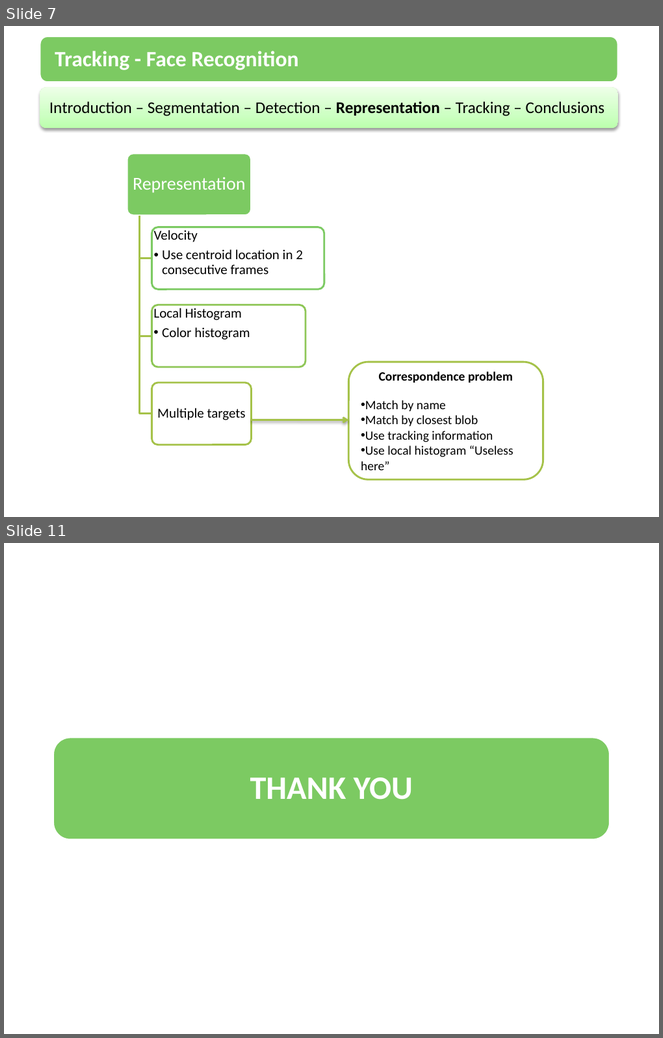
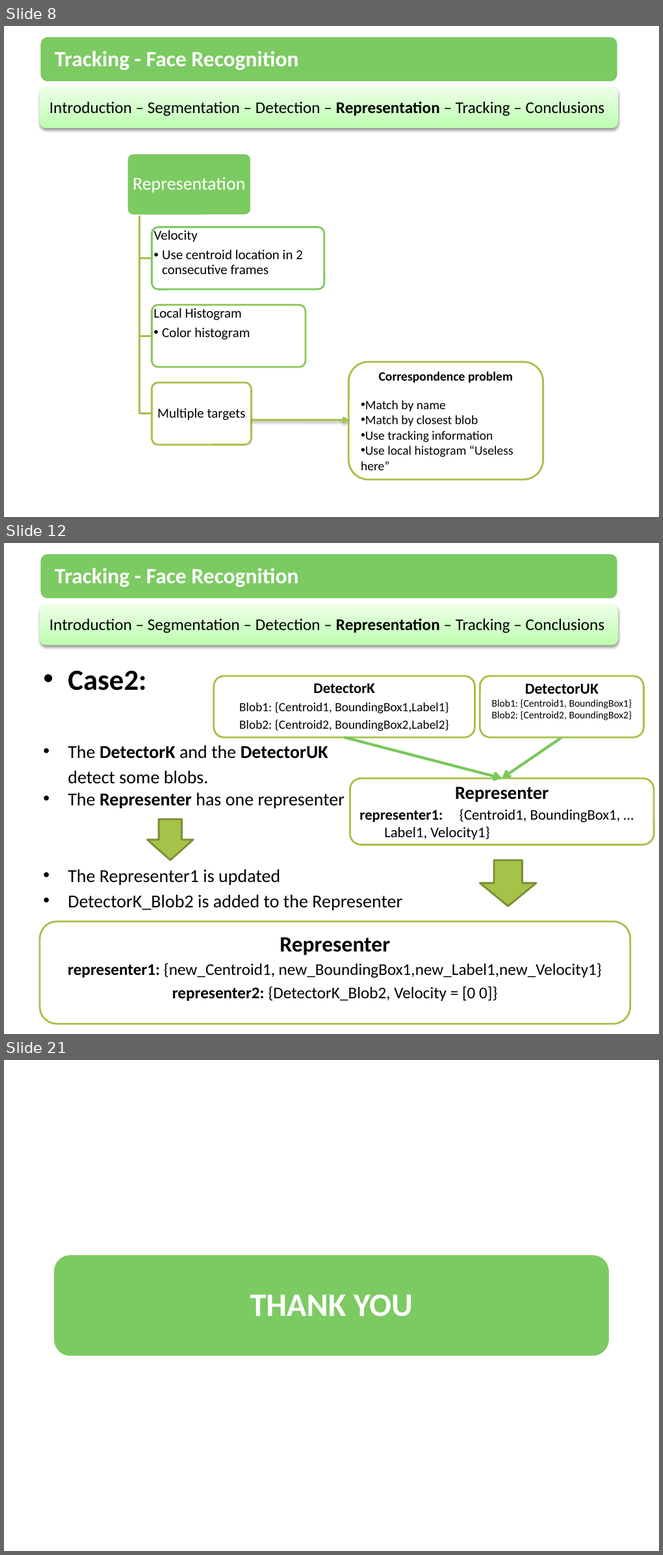
Before and after one commit to amounir86/mcvai-tracking, a slide deck: trunk/Presentation/Tracking.pptx. Shown one above the other, each under a label of ours: slides 7 and 11 before the commit, slides 8, 12 and 21 after it; the slides between them are not shown. The pictures are 663x1038 and 663x1555 pixels, drawn with LibreOffice and Linux fonts; fonts in the diff are those of the drawing. Boxes give left, top, right and bottom in pixels: in the first picture for what was removed or moved away, otherwise in the second. Text is boxed around its words. In the diff, an @@ line names an element or a change of style, - is before the commit and + after.

```diff
--- a/trunk/Presentation/Tracking.pptx
+++ b/trunk/Presentation/Tracking.pptx
@@ slide 12 added at (x1=4, y1=543, x2=659, y2=1034), background #FFFFFF @@
@@ rounded rectangle added at (x1=40, y1=553, x2=619, y2=600), fill #7CCA62, outline #FFFFFF 2 pt @@
@@ text added at (x1=55, y1=568, x2=298, y2=587), 24 pt, text #FFFFFF, bold @@
+Tracking - Face Recognition
@@ rounded rectangle added at (x1=40, y1=605, x2=619, y2=646), fill gradient #BCFFAD to #CFFFC5 to #ECFFE9 @@
@@ text added at (x1=50, y1=618, x2=605, y2=633), 18 pt, text #000000 @@
+Introduction – Segmentation – Detection – Representation – Tracking – Conclusions
@@ text added at (x1=68, y1=670, x2=402, y2=911), 20 pt, text #000000 @@
+• Case2:
+• The DetectorK and the DetectorUK
+detect some blobs.
+• The Representer has one representer
+• The Representer1 is updated
+• DetectorK_Blob2 is added to the Representer
@@ rounded rectangle added at (x1=214, y1=676, x2=475, y2=737), fill #FFFFFF, outline #A5C249 2 pt, 13.8 pt, text #000000 @@
+DetectorK
+Blob1: {Centroid1, BoundingBox1,Label1}
+Blob2: {Centroid2, BoundingBox2,Label2}
@@ rounded rectangle added at (x1=480, y1=676, x2=644, y2=737), fill #FFFFFF, outline #A5C249 2 pt, 11.2 pt, text #000000 @@
+DetectorUK
+Blob1: {Centroid1, BoundingBox1}
+Blob2: {Centroid2, BoundingBox2}
@@ arrow added from (345, 737) to (502, 778), #78C85D 3 pt @@
@@ arrow added from (562, 737) to (502, 778), #78C85D 3 pt @@
@@ rounded rectangle added at (x1=350, y1=778, x2=654, y2=845), fill #FFFFFF, outline #A5C249 2 pt, 16.1 pt, text #000000 @@
+Representer
+representer1: {Centroid1, BoundingBox1, … Label1, Velocity1}
@@ down arrow added at (x1=148, y1=819, x2=193, y2=861), fill #A5C249, outline #7A9036 2 pt @@
@@ down arrow added at (x1=480, y1=860, x2=537, y2=906), fill #A5C249, outline #7A9036 2 pt @@
@@ rounded rectangle added at (x1=40, y1=922, x2=631, y2=1024), fill #FFFFFF, outline #A5C249 2 pt, 18 pt, text #000000 @@
+Representer
+representer1: {new_Centroid1, new_BoundingBox1,new_Label1,new_Velocity1}
+representer2: {DetectorK_Blob2, Velocity = [0 0]}
@@ what was slide 7 is now slide 8 @@
@@ what was slide 11 is now slide 21 @@
```
Also in this commit, not shown: 3 slides changed, 10 other slides added, 1 slide removed.
